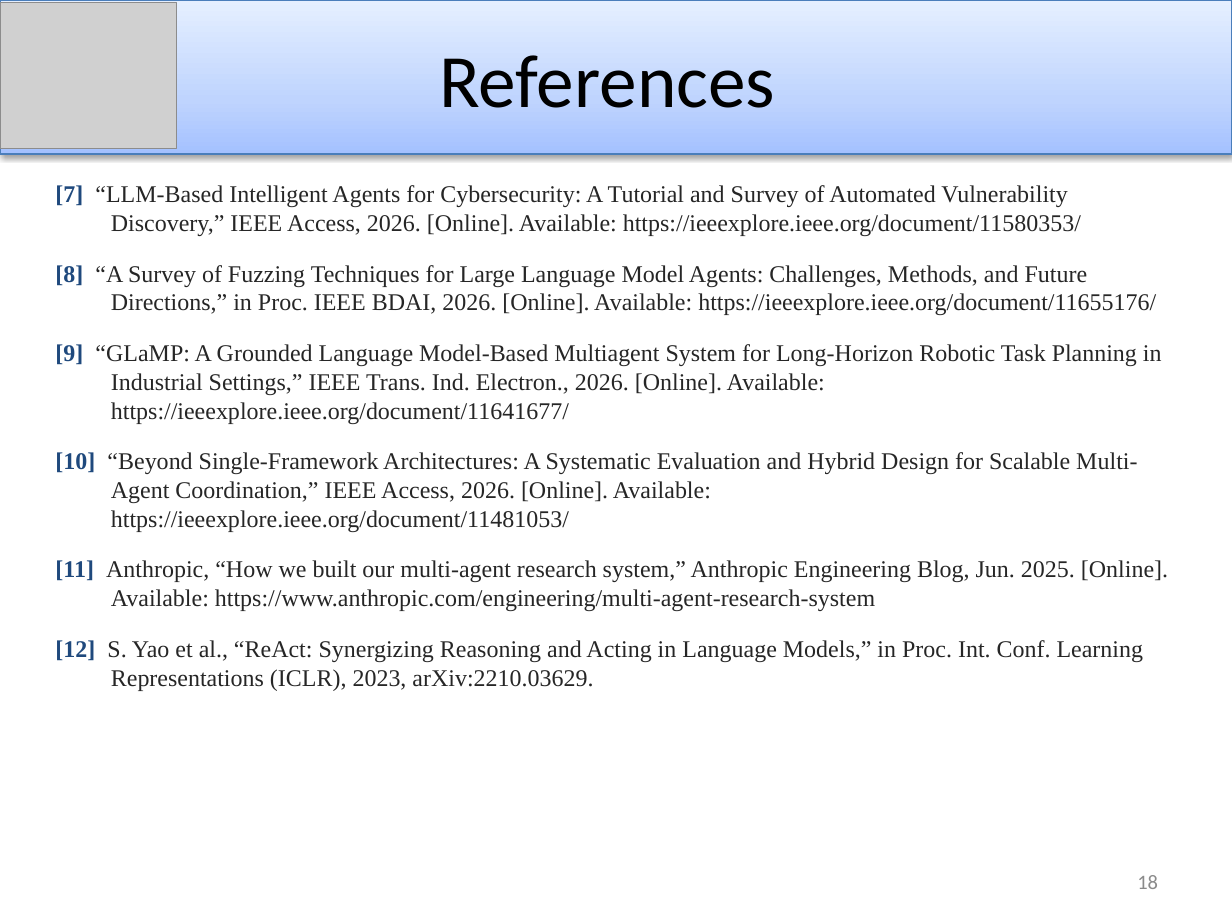
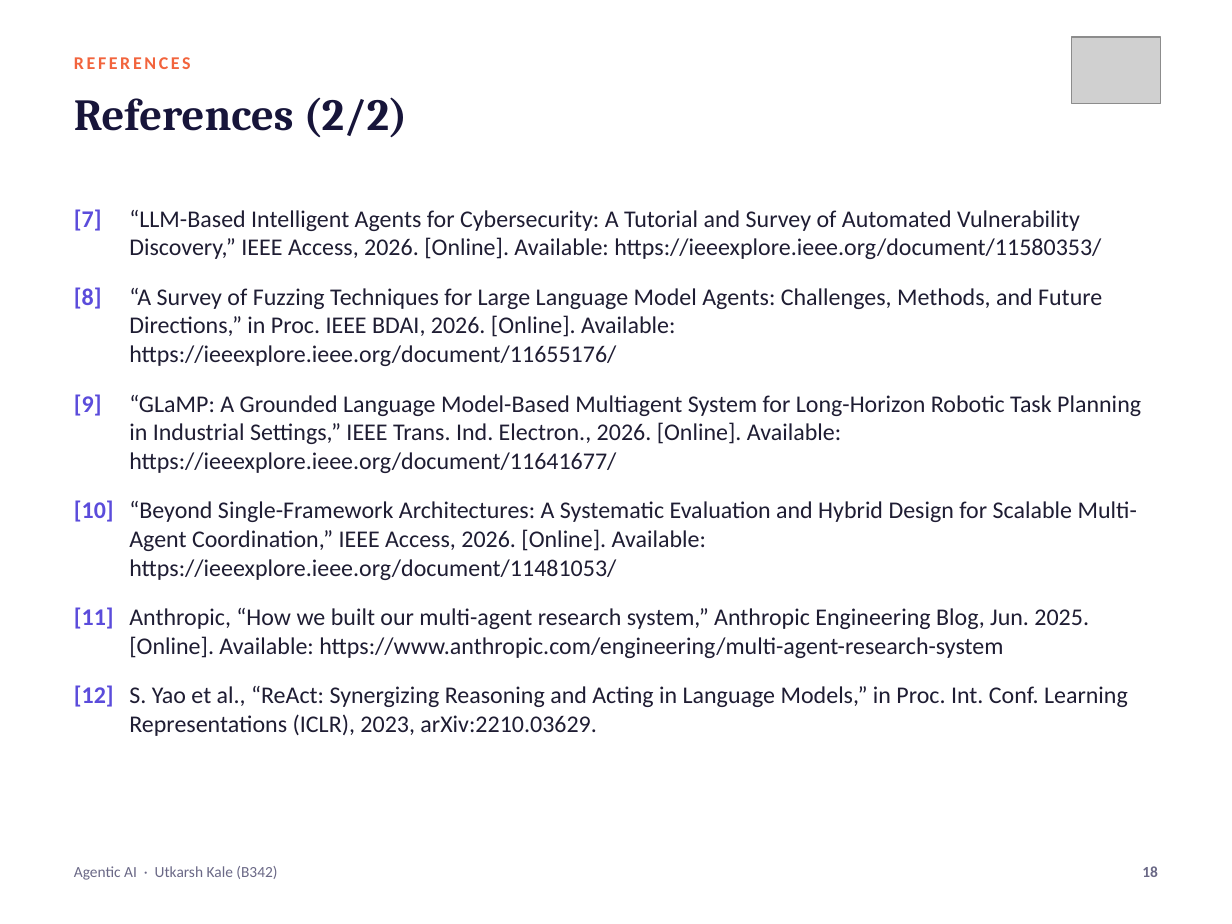
Before and after one commit to UtkarshKale/Cooga, a slide deck: slide 18 of seminar-ppt/Seminar_PPT_Agentic_AI_B342_Utkarsh_Kale.pptx. Drawn at 1232x924 pixels with LibreOffice and Linux fonts; fonts in the diff are those of the drawing; grey boxes stand for pictures. Boxes give left, top, right and bottom in pixels: in the first picture for what was removed or moved away, otherwise in the second. Text is boxed around its words. In the diff, an @@ line names an element or a change of style, - is before the commit and + after.

```diff
--- a/seminar-ppt/Seminar_PPT_Agentic_AI_B342_Utkarsh_Kale.pptx
+++ b/seminar-ppt/Seminar_PPT_Agentic_AI_B342_Utkarsh_Kale.pptx
@@ picture removed at (0, 2, 177, 149) @@
@@ text at (74, 57, 191, 69): text changed; size 44 to 10.5 pt; text colour #000000 to #F2643D; bold on @@
-References
+REFERENCES
@@ text "REFERENCES": place and size @@
-text "REFERENCES" at (0, 0, 1232, 154)
+text "REFERENCES" at (74, 57, 191, 69)
@@ text "REFERENCES" at (74, 57, 191, 69): vertical alignment middle to top; fill gradient #A4C4FF to #BFD4FF to #E6EEFF to none; outline #4B7EBC 0.75 pt to none; shadow off @@
@@ picture added at (1072, 37, 1161, 103) @@
@@ text added at (74, 97, 408, 137), 26 pt, text #17153A, bold @@
+References (2/2)
@@ text "[7] “LLM-Based Intelligent Agents for ...": place and size @@
-text "[7] “LLM-Based Intelligent Agents for ..." at (55, 185, 1168, 691)
+text "[7] “LLM-Based Intelligent Agents for ..." at (74, 209, 1141, 736)
@@ text "[7] “LLM-Based Intelligent Agents for ..." at (74, 209, 1141, 736): font Times New Roman to Calibri, text colour #262626 to #1F1D33; text colour #1F497D to #5B4CDB in "[7]", "[8]", "[9]", "[10]" and 2 more places @@
@@ text added at (74, 866, 277, 880), 9 pt, text #6A6886 @@
+Agentic AI · Utkarsh Kale (B342)
@@ page number: place and size @@
-page number at (1137, 875, 1158, 889)
+page number at (1142, 866, 1158, 877)
@@ page number at (1142, 866, 1158, 877): size 12 to 9 pt, text colour #8C8C8C to #6A6886, bold on; vertical alignment middle to top @@
```
Also in this commit, not shown: 18 other slides changed, 7 other files.
